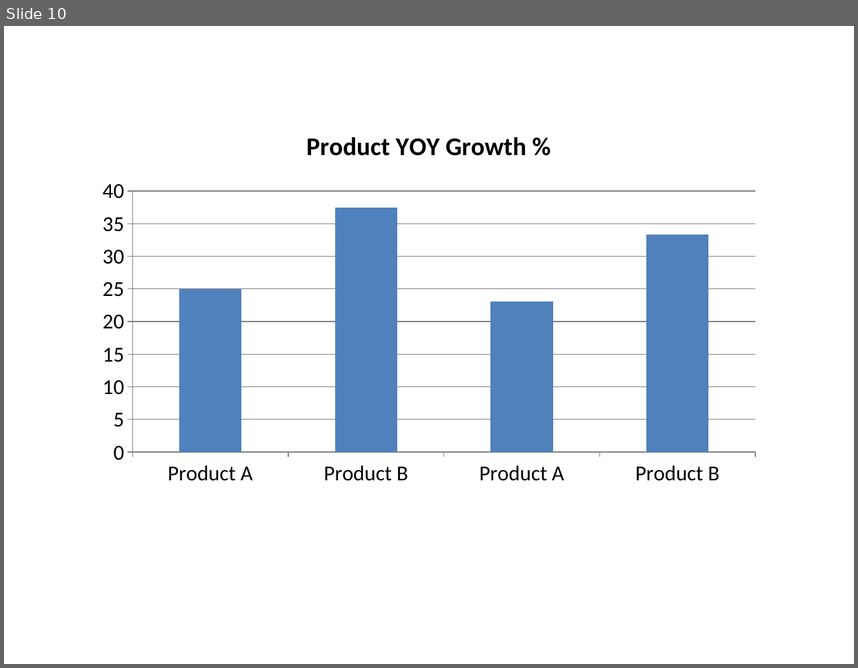
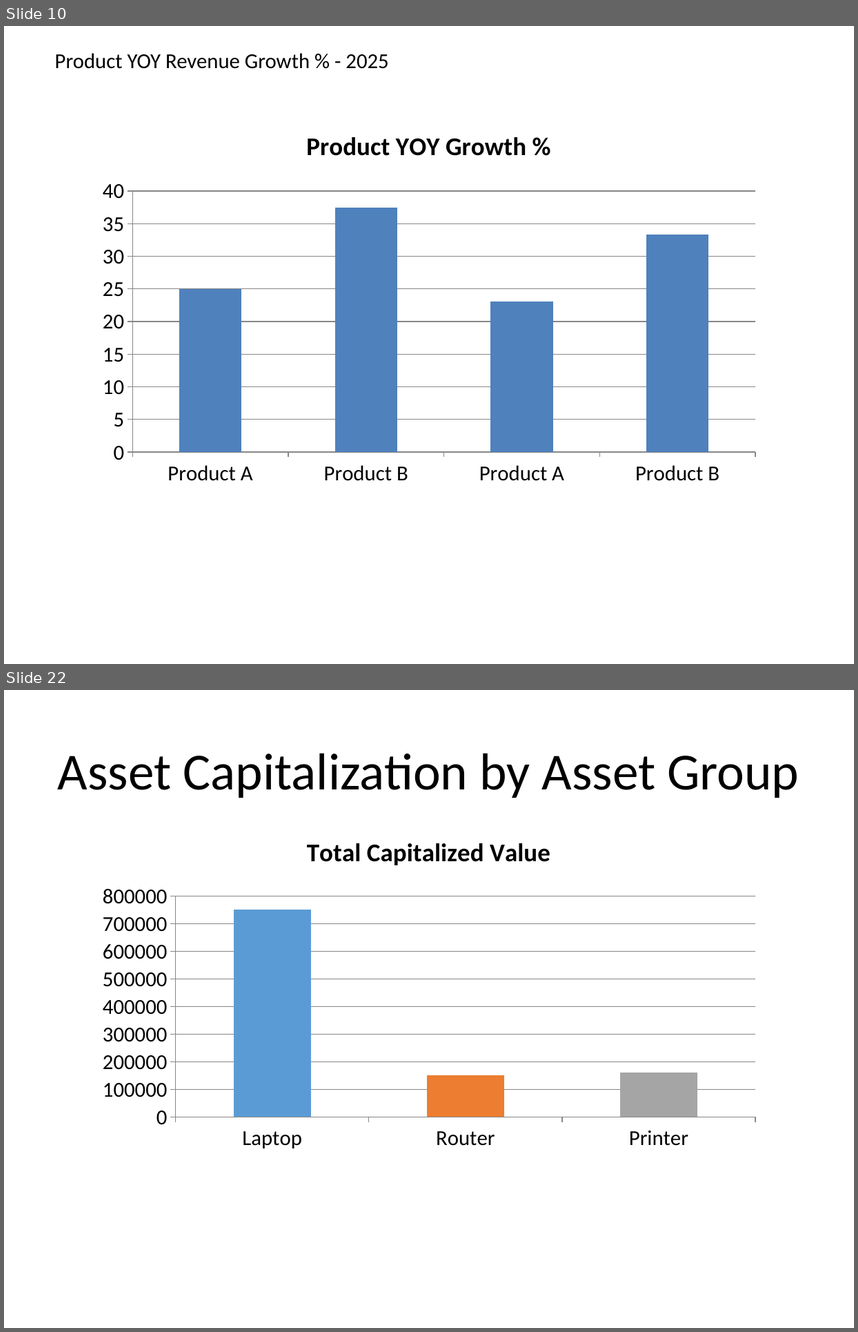
Before and after one commit to 2001Denvor/FinanaceAIUseCase, a slide deck: Auto_Financial_Pack_2025.pptx. Shown one above the other, each under a label of ours: slide 10 before the commit, slides 10 and 22 after it; the slides between them are not shown. The pictures are 858x668 and 858x1332 pixels, drawn with LibreOffice and Linux fonts; fonts in the diff are those of the drawing. Boxes give left, top, right and bottom in pixels: in the first picture for what was removed or moved away, otherwise in the second. Text is boxed around its words. In the diff, an @@ line names an element or a change of style, - is before the commit and + after.

```diff
--- a/Auto_Financial_Pack_2025.pptx
+++ b/Auto_Financial_Pack_2025.pptx
@@ slide 22 added at [4,690,854,1328], background #FFFFFF @@
@@ title added at [58,753,799,798], 44 pt, text #000000 @@
+Asset Capitalization by Asset Group
@@ column chart added at [89,818,769,1158] @@
+title "Total Capitalized Value"
+categories: Laptop, Router, Printer
+Total Capitalized Value: 750000, 150000, 160000
@@ slide 10 changed as well @@
@@ text added at [55,53,388,69], 18 pt, text #000000 @@
+Product YOY Revenue Growth % - 2025
```
Also in this commit, not shown: 22 other slides added, 27 other files.
